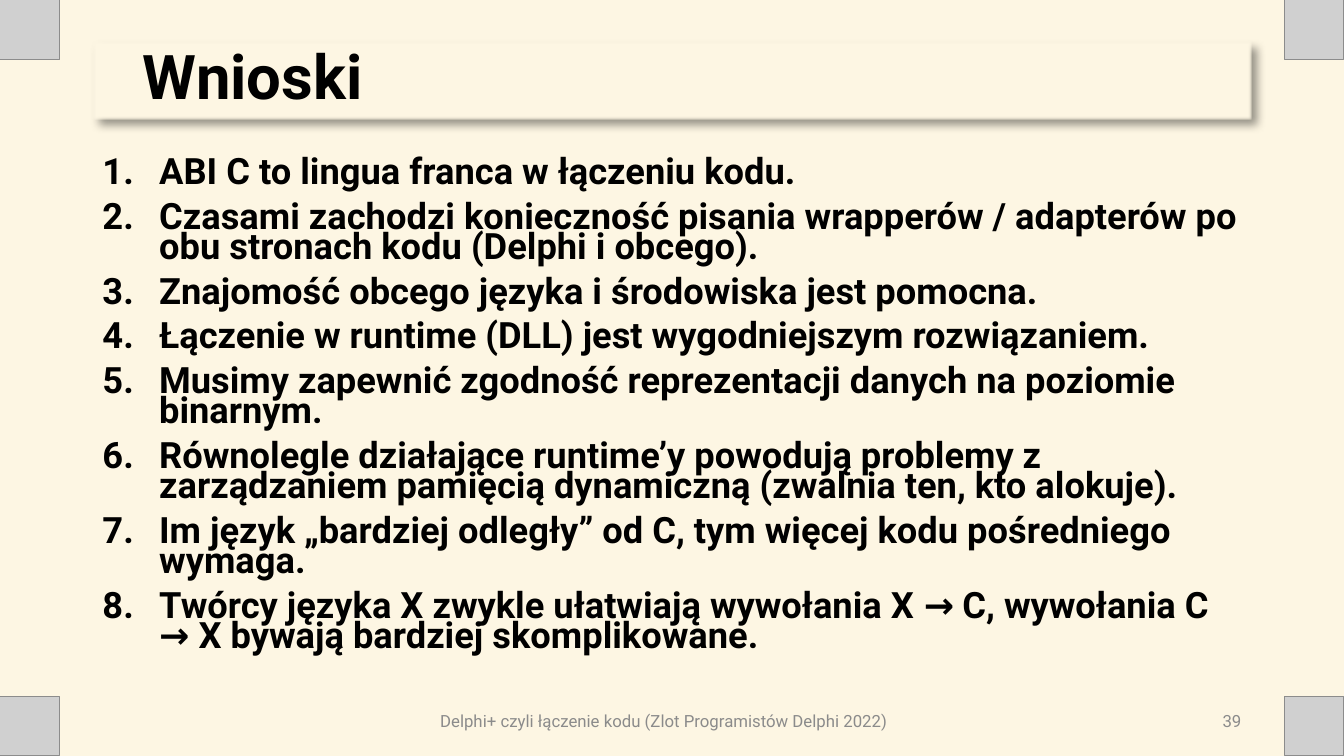
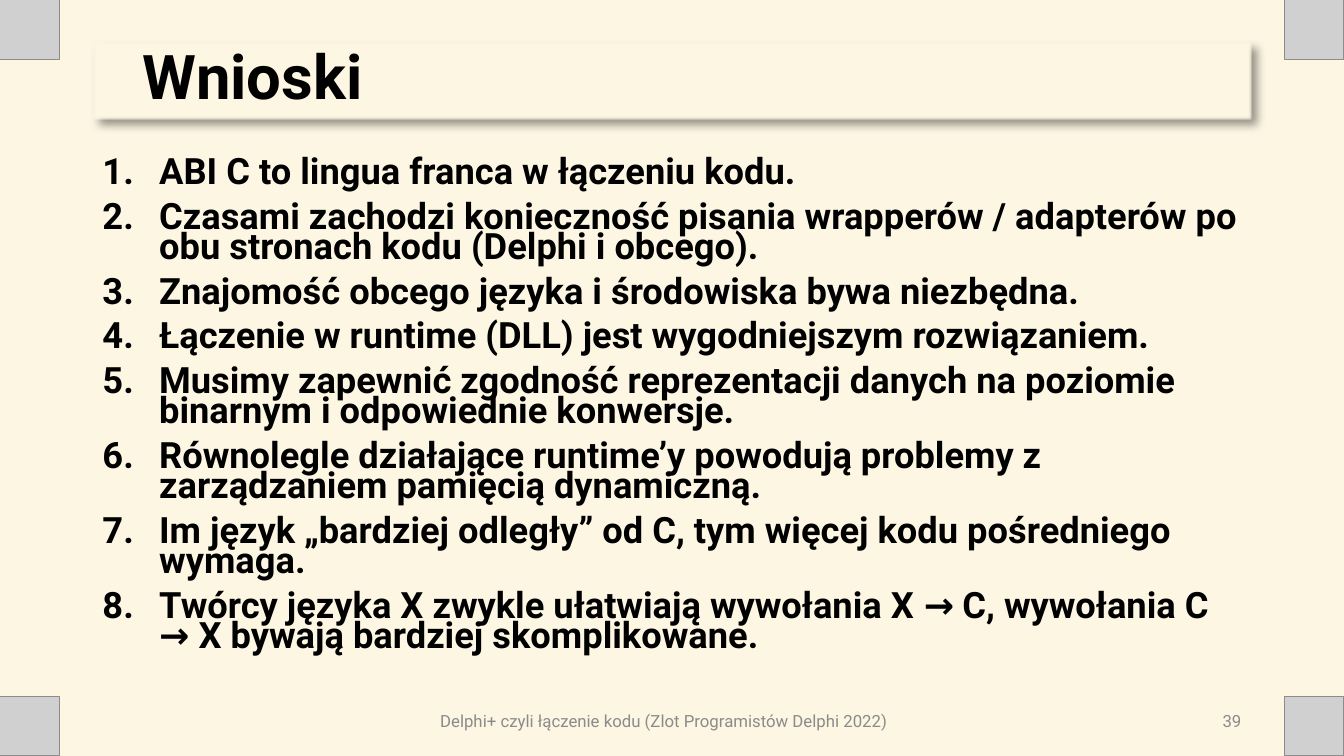
Before and after one commit to ttyrakow/zlot22, a slide deck: slide 39 of prezentacja/DelphiPlus.pptx. Drawn at 1344x756 pixels with LibreOffice and Linux fonts; fonts in the diff are those of the drawing; grey boxes stand for pictures. Boxes give left, top, right and bottom in pixels: in the first picture for what was removed or moved away, otherwise in the second. Text is boxed around its words. In the diff, an @@ line names an element or a change of style, - is before the commit and + after.

```diff
--- a/prezentacja/DelphiPlus.pptx
+++ b/prezentacja/DelphiPlus.pptx
@@ text at (x1=159, y1=276, x2=1079, y2=312): text changed @@
-3. Znajomość obcego języka i środowiska jest pomocna.
+3. Znajomość obcego języka i środowiska bywa niezbędna.
@@ text at (x1=159, y1=365, x2=1175, y2=506): text changed @@
-5. Musimy zapewnić zgodność reprezentacji danych na poziomie binarnym.
-6. Równolegle działające runtime’y powodują problemy z zarządzaniem pamięcią dynamiczną (zwalnia ten, kto alokuje).
+5. Musimy zapewnić zgodność reprezentacji danych na poziomie binarnym i odpowiednie konwersje.
+6. Równolegle działające runtime’y powodują problemy z zarządzaniem pamięcią dynamiczną.
```
Also in this commit, not shown: 3 other slides changed, 2 other files.
